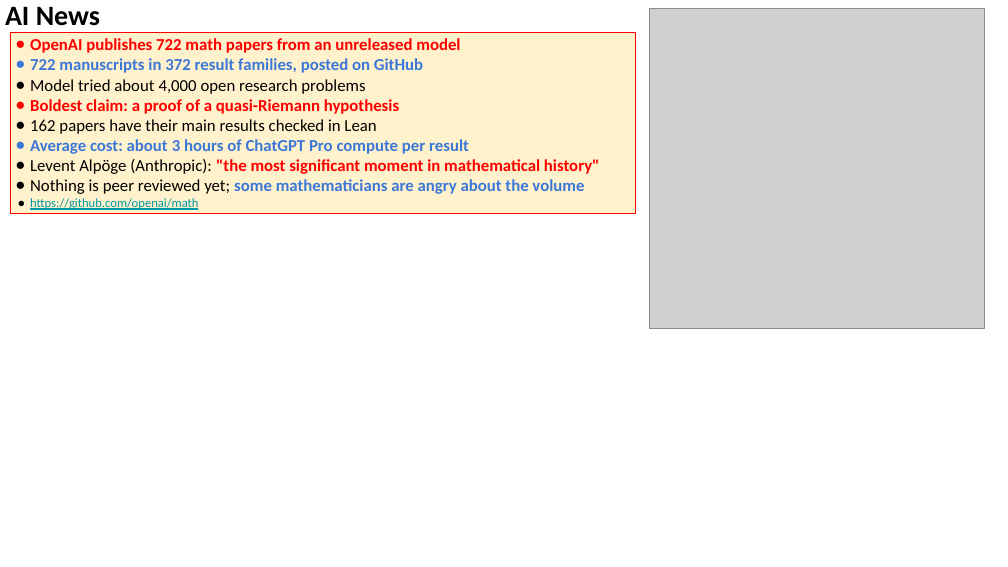
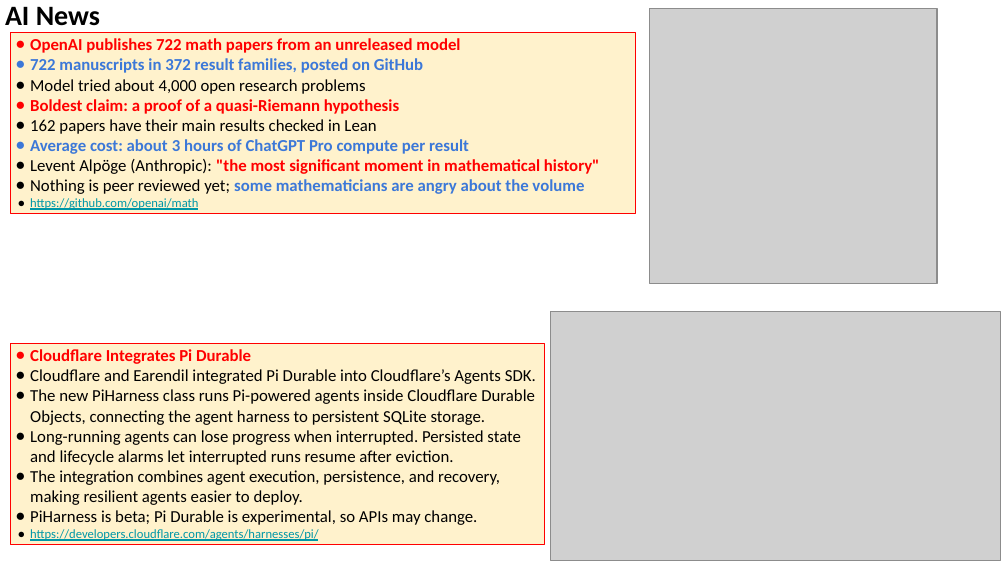
Before and after one commit to lselector/seminar, a slide deck: slide 25 of 2026/2026-10-09-AI-News.pptx (slide 23 before the commit). Drawn at 1008x567 pixels with LibreOffice and Linux fonts; fonts in the diff are those of the drawing; grey boxes stand for pictures. Boxes give left, top, right and bottom in pixels: in the first picture for what was removed or moved away, otherwise in the second. Text is boxed around its words. In the diff, an @@ line names an element or a change of style, - is before the commit and + after.

```diff
--- a/2026/2026-10-09-AI-News.pptx
+++ b/2026/2026-10-09-AI-News.pptx
@@ picture: place and size @@
-picture at [650, 8, 985, 329]
+picture at [650, 8, 937, 283]
@@ picture added at [551, 311, 1001, 559] @@
@@ rectangle added at [10, 344, 544, 544], fill #FFF2CC, outline #FF0000 0.75 pt, 12 pt, text #000000 @@
+● Cloudflare Integrates Pi Durable
+● Cloudflare and Earendil integrated Pi Durable into Cloudflare’s Agents SDK.
+● The new PiHarness class runs Pi-powered agents inside Cloudflare Durable Objects, connecting the agent harness to persistent SQLite storage.
+● Long-running agents can lose progress when interrupted. Persisted state and lifecycle alarms let interrupted runs resume after eviction.
+● The integration combines agent execution, persistence, and recovery, making resilient agents easier to deploy.
+● PiHarness is beta; Pi Durable is experimental, so APIs may change.
+● https://developers.cloudflare.com/agents/harnesses/pi/
```
Also in this commit, not shown: 18 other slides changed, 3 slides added, 5 slides removed.
